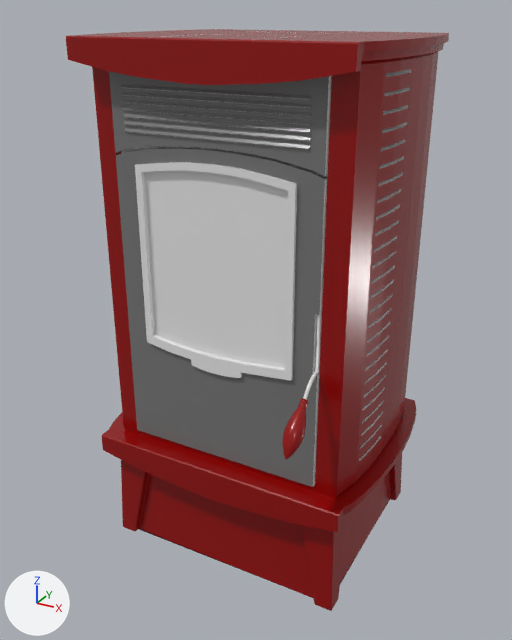
The glTF model docs/models/gltf/model/gltf/stufa.glb, before and after one commit.
Before and after are seen from a 50 mm camera at (0.0434, -0.0794, 0.0386) aimed at (0.0, -0.0004, -0.0009). The axes (+X, +Y, +Z) are drawn at lower left. The lights are the same throughout. Where no turn or scale is listed for an object, it has been applied to the vertices.

Objects in the first picture: 'chrome', 'esterno', 'fusion_pellet_stove', 'glass'.
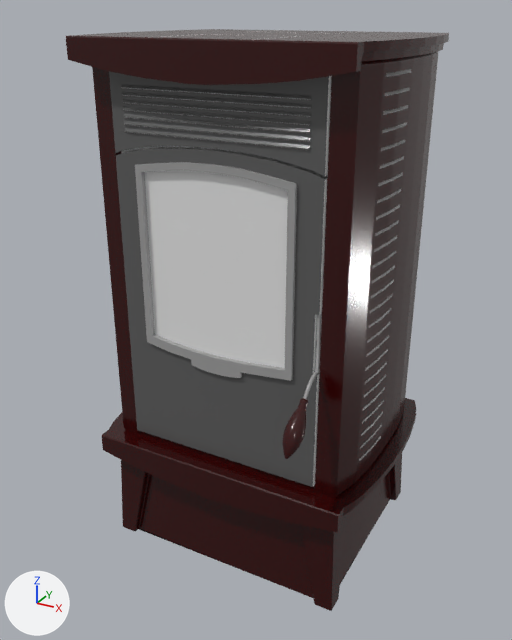
Boxes (x1, y1, x2, y2) around the edits, measured in the pictures (512 x 640 px):
'esterno', recoloured, surface changed: (66, 29, 449, 611) in both
'chrome', recoloured, surface changed: (109, 71, 332, 487) in both
'fusion_pellet_stove', recoloured, surface changed: (283, 314, 322, 459) in both

The change, as a diff of the scene's bpy script:
```diff
--- a/docs/models/gltf/model/gltf/stufa.glb.py
+++ b/docs/models/gltf/model/gltf/stufa.glb.py
@@ mat_material__59 @@
 mat_material__59 = principled_material('Material #59')
-mat_material__59.base_color = (0.18, 0.18, 0.18)  # grey #767676
-mat_material__59.roughness = 0.24
+mat_material__59.base_color = (0.11, 0.11, 0.11)  # dark grey #5d5d5d
+mat_material__59.roughness = 0.167
@@ mat_material__56 @@
 mat_material__56 = principled_material('Material #56')
-mat_material__56.base_color = (0.8, 0.8, 0.8)  # white #e7e7e7
+mat_material__56.base_color = (0.345, 0.345, 0.345)  # grey #9f9f9f
 mat_material__56.roughness = 0.167
@@ mat_material__61 @@
 mat_material__61 = principled_material('Material #61')
-mat_material__61.base_color = (0.29, 0.0, 0.0)  # red #930000
-mat_material__61.roughness = 0.24
+mat_material__61.base_color = (0.0353, 0.0, 0.0)  # dark red #350000
+mat_material__61.roughness = 0.176
```
